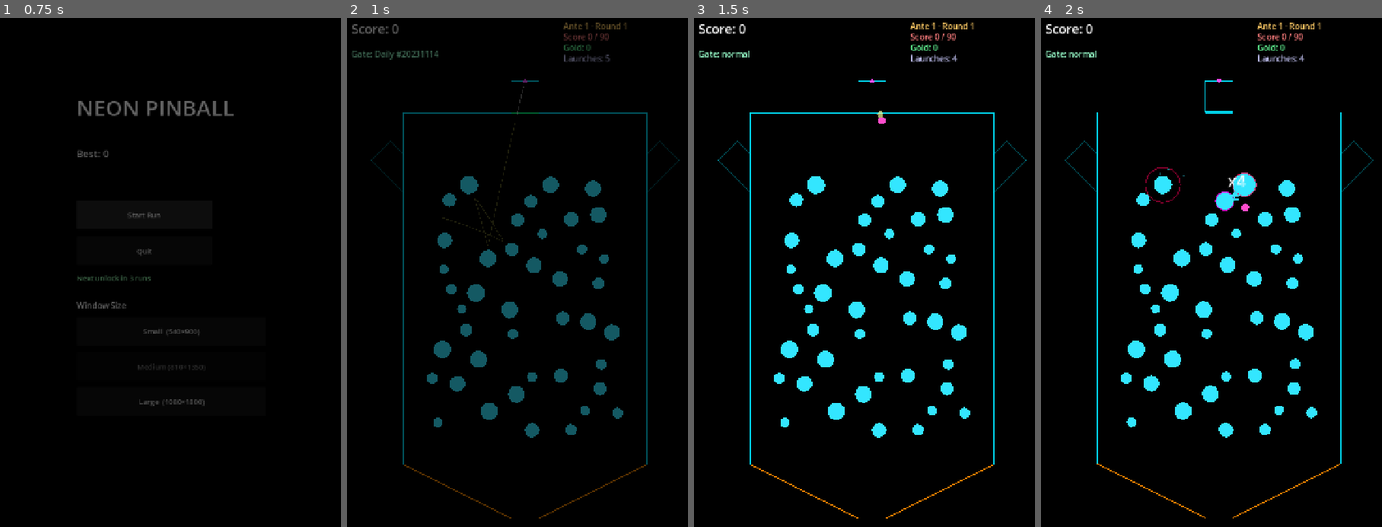
Above: before the commit, frames 1-4 (left to right).
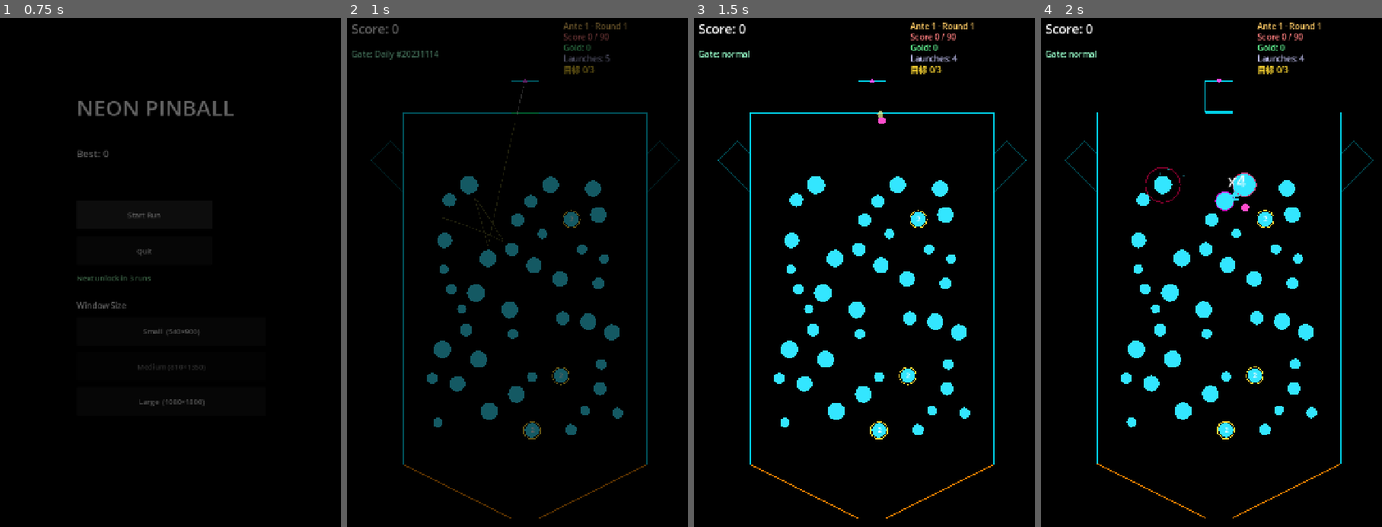
Above: after the commit, the same moments.

Repository: GencyZ/NeonPinball
Game: Godot game, scene res://scenes/main_menu.tscn
Two runs of this game, one before a commit and one after it. Both use one fixed random seed, a clock stepped at 60 frames per second and the inputs below.
Inputs (mouse positions are in pixels of both pictures, inside the frame that each line leads up to):
- Up to frame 1 (0.75 s): click "Start Run" at 0.5 s
- Up to frame 2 (1 s): no input
- Up to frame 3 (1.5 s): tap Enter at 1.25 s; move the mouse to (953, 282) at 1.27 s; hold D from 1.28 s (still down); hold Shift from 1.28 s (still down); click (953, 282) at 1.42 s
- Up to frame 4 (2 s): keep holding D; keep holding Shift; tap Space at 1.52 s

Frame 1 is identical in both runs. In frame 2, 0.2% of the frame differs, in the area x 51-73%, y 9-83%; in frame 3, 0.2%; in frame 4, 0.2%.

Commit message:
feat: target peg visuals (gold + HP) + HUD counter + ALL CLEAR
Co-Authored-By: Claude Opus 4.8 <noreply@anthropic.com>

Diff:
--- a/game/view/board_view.gd
+++ b/game/view/board_view.gd
@@ -383,6 +383,11 @@
 		RunMan.state[&"launches_left"],
 		RunMan.state[&"round_score"],
 	)
+	var total: int = _target_total()
+	$Hud.set_target_count(total - _target_pegs.size(), total)
+
+func _target_total() -> int:
+	return RoundGoalScript.target_count_for(int(RunMan.state[&"ante"]))
 
 func launch(ball: BallState) -> void:
 	if _has_ball:
@@ -746,6 +751,11 @@
 		if radius < 0.3:
 			continue
 		draw_circle(peg[&"pos"], radius, col)
+		if peg.get(&"is_target", false):
+			draw_arc(peg[&"pos"], radius + 3.0, 0.0, TAU, 24, Color(1.0, 0.85, 0.2), 2.0)
+			var f := ThemeDB.fallback_font
+			draw_string(f, peg[&"pos"] + Vector2(-5, 5), str(int(peg[&"hp"])),
+				HORIZONTAL_ALIGNMENT_LEFT, -1, 16, Color(1, 1, 1))
 
 	# Halos: expanding ring on peg hit
 	for h in _peg_halos:
@@ -762,6 +772,11 @@
 		var col := Color(1.0, 1.0, 1.0, frac)
 		draw_string(f, _last_hit_pos + Vector2(-14, -22), "x%d" % _combo,
 			HORIZONTAL_ALIGNMENT_LEFT, -1, fsize, col)   # 偏移：命中点左上方
+	if _all_clear_ttl > 0.0:
+		var f2 := ThemeDB.fallback_font
+		var a := _all_clear_ttl / ALL_CLEAR_DUR
+		draw_string(f2, _rect.position + Vector2(160, 400), "ALL CLEAR!",
+			HORIZONTAL_ALIGNMENT_LEFT, -1, 56, Color(1.0, 0.9, 0.3, a))
 	_draw_walls()
 	for i in range(1, prediction_pts.size()):
 		draw_line(prediction_pts[i - 1], prediction_pts[i], Color(1, 1, 1, 0.4), 2.0)
--- a/game/view/hud.gd
+++ b/game/view/hud.gd
@@ -8,6 +8,7 @@
 var _label_quota: Label
 var _label_money: Label
 var _label_launches: Label
+var _label_targets: Label
 
 # ---- Shop panel ----
 var _shop_panel: PanelContainer
@@ -36,6 +37,8 @@
 	_label_quota   = _make_label(Vector2(490, 44), 18, Color(1.0, 0.5, 0.5))
 	_label_money   = _make_label(Vector2(490, 68), 18, Color(0.4, 1.0, 0.6))
 	_label_launches = _make_label(Vector2(490, 92), 18, Color(0.8, 0.8, 1.0))
+	_label_targets = _make_label(Vector2(490, 116), 18, Color(1.0, 0.85, 0.2))
+	_label_targets.text = ""
 
 	# Initialize text
 	_label_total.text    = "Score: 0"
@@ -163,3 +166,9 @@
 
 func hide_end_buttons() -> void:
 	_end_panel.visible = false
+
+func set_target_count(cleared: int, total: int) -> void:
+	if total <= 0:
+		_label_targets.text = ""
+	else:
+		_label_targets.text = "目标 %d/%d" % [cleared, total]
